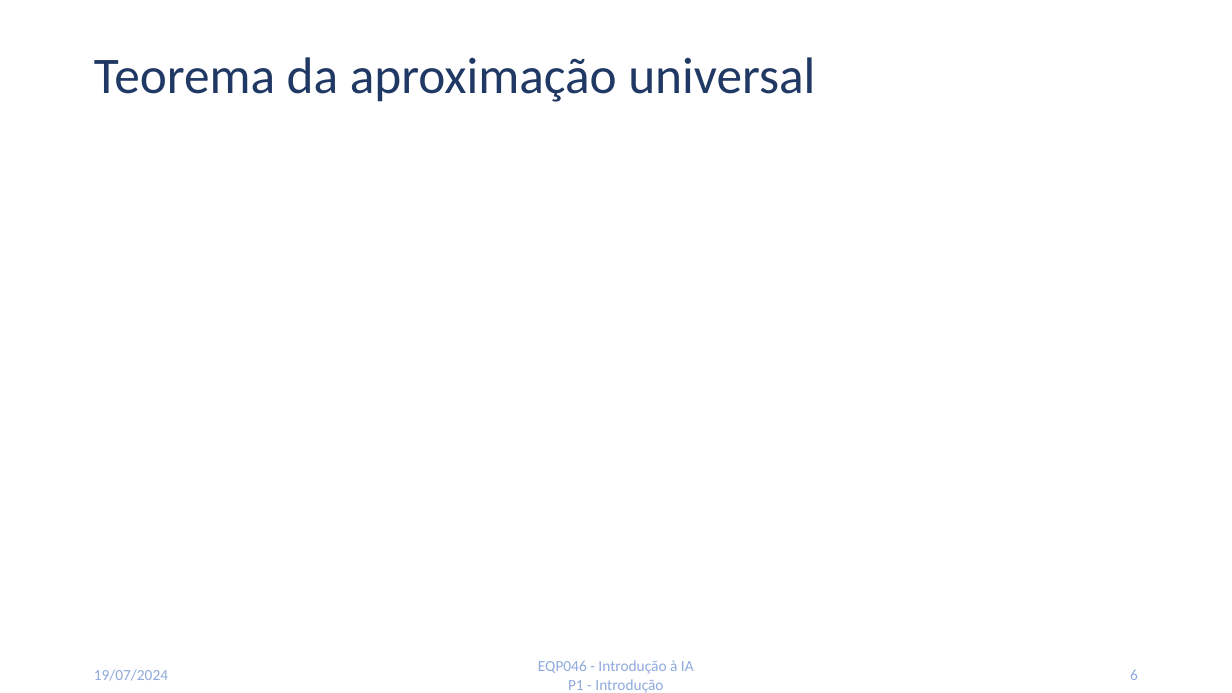
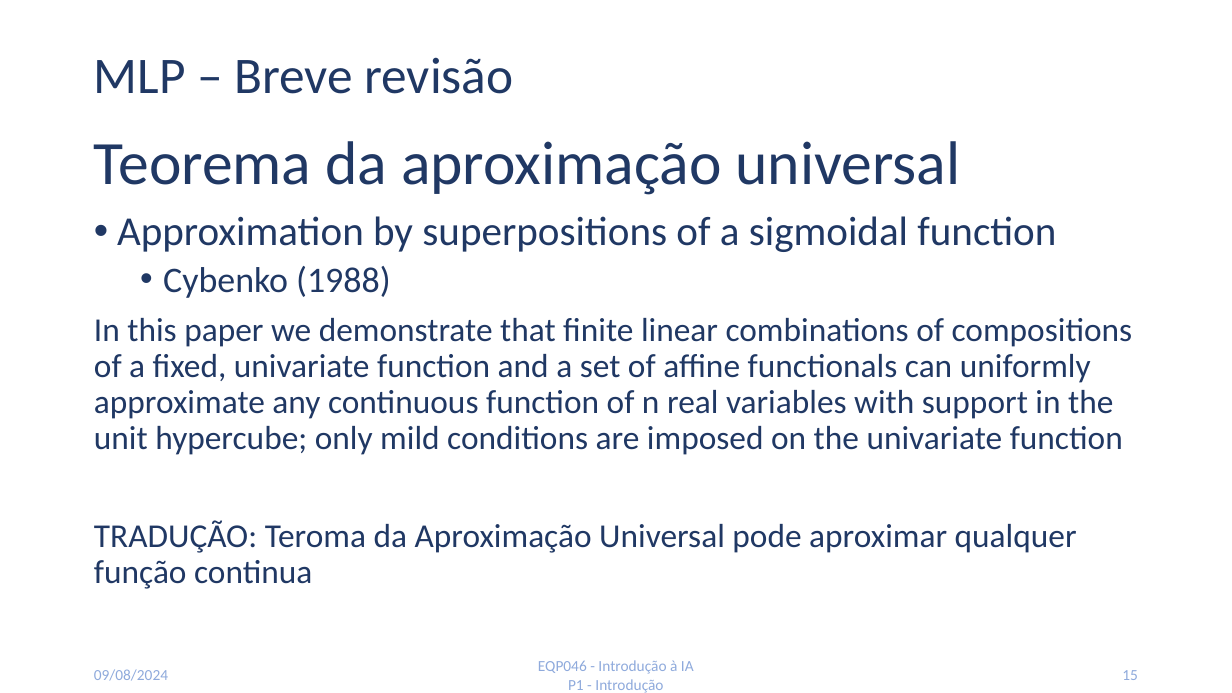
Before and after one commit to alandema/ppgeq_EQP0046, a slide deck: slide 15 of FinalPresentation/KANs.pptx (slide 6 before the commit). Drawn at 1232x693 pixels with LibreOffice and Linux fonts; fonts in the diff are those of the drawing; background and template pictures are left out. Boxes give left, top, right and bottom in pixels: in the first picture for what was removed or moved away, otherwise in the second. Text is boxed around its words. In the diff, an @@ line names an element or a change of style, - is before the commit and + after.

```diff
--- a/FinalPresentation/KANs.pptx
+++ b/FinalPresentation/KANs.pptx
@@ title at box(94, 57, 513, 94): text changed @@
-Teorema da aproximação universal
+MLP – Breve revisão
@@ text added at box(94, 141, 1133, 589), 26 pt, text #203864 @@
+Teorema da aproximação universal
+• Approximation by superpositions of a sigmoidal function
+  • Cybenko (1988)
+In this paper we demonstrate that finite linear combinations of compositions of a fixed, univariate function and a set of affine functionals can uniformly approximate any continuous function of n real variables with support in the unit hypercube; only mild conditions are imposed on the univariate function
+TRADUÇÃO: Teroma da Aproximação Universal pode aproximar qualquer função continua
@@ text at box(94, 669, 168, 681): text changed @@
-19/07/2024
+09/08/2024
@@ page number at box(1122, 670, 1138, 680): text changed @@
-6
+15
```
Also in this commit, not shown: 6 other slides changed, 29 slides added, 3 slides removed.
